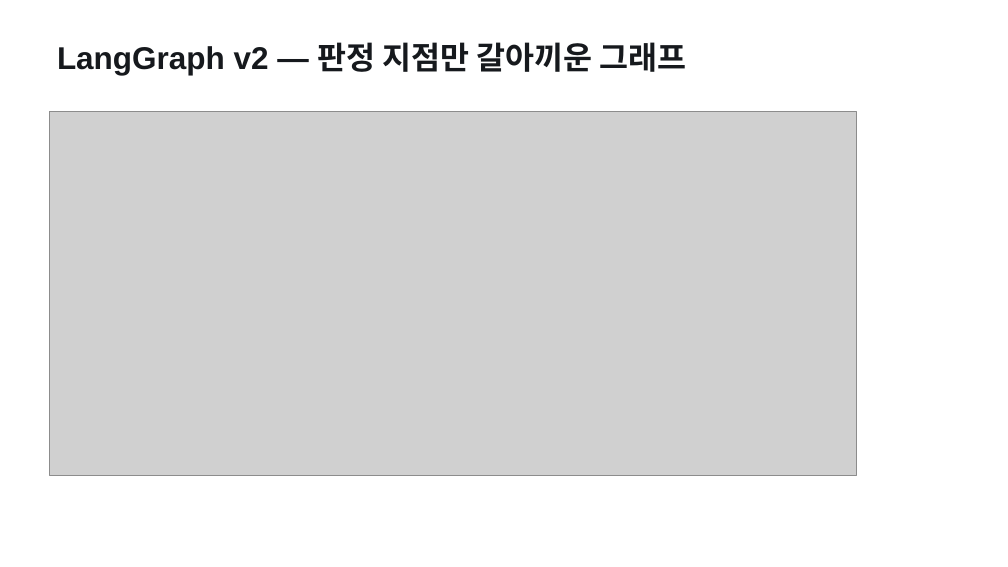
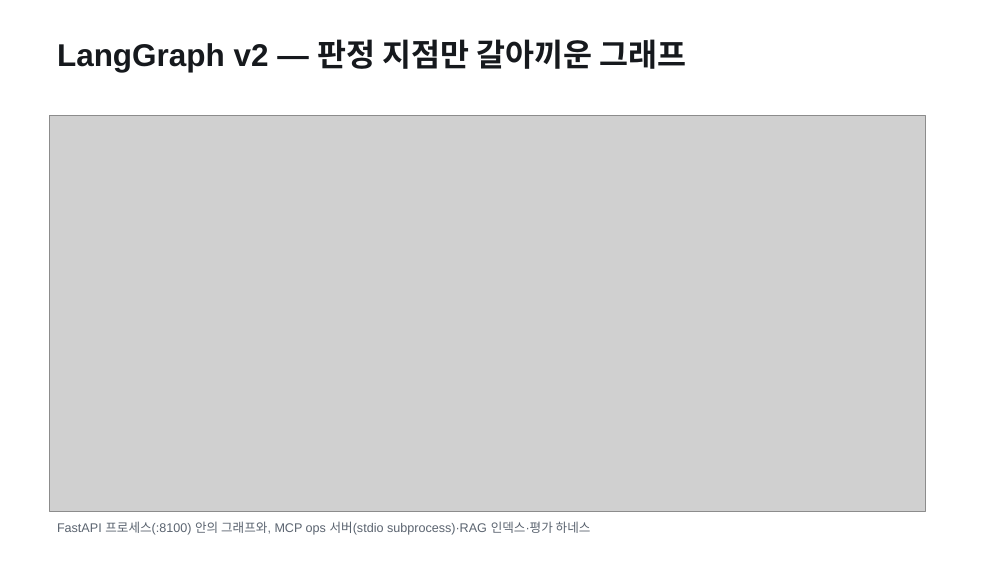
Before and after one commit to pigpgw/skala-ai-service-mini, a slide deck: slide 4 of doc/reports/presentation.pptx. Drawn at 1008x567 pixels with LibreOffice and Linux fonts; fonts in the diff are those of the drawing; grey boxes stand for pictures. Boxes give left, top, right and bottom in pixels: in the first picture for what was removed or moved away, otherwise in the second. Text is boxed around its words. In the diff, an @@ line names an element or a change of style, - is before the commit and + after.

```diff
--- a/doc/reports/presentation.pptx
+++ b/doc/reports/presentation.pptx
@@ picture: place and size @@
-picture at <box>50,112,857,476</box>
+picture at <box>50,116,926,511</box>
@@ text added at <box>57,521,591,535</box>, 12 pt, text #5B6470 @@
+FastAPI 프로세스(:8100) 안의 그래프와, MCP ops 서버(stdio subprocess)·RAG 인덱스·평가 하네스
```
Also in this commit, not shown: 6 other slides changed, 42 other files.
